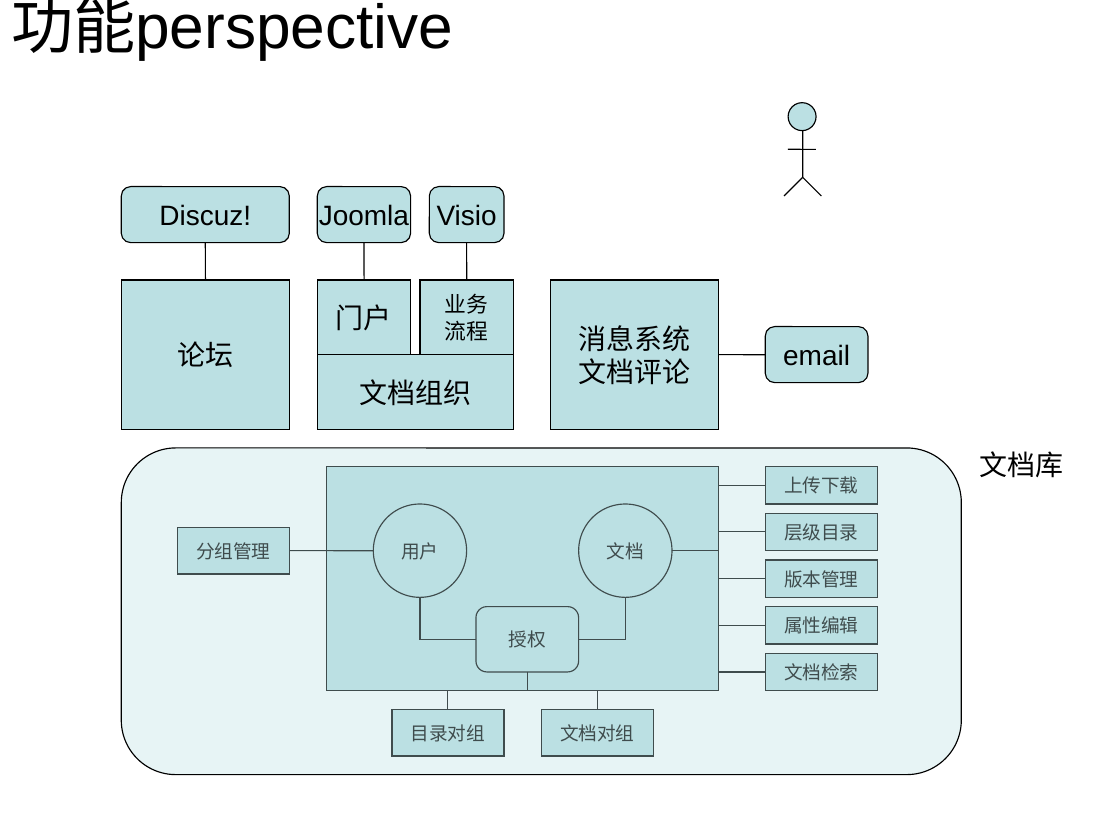
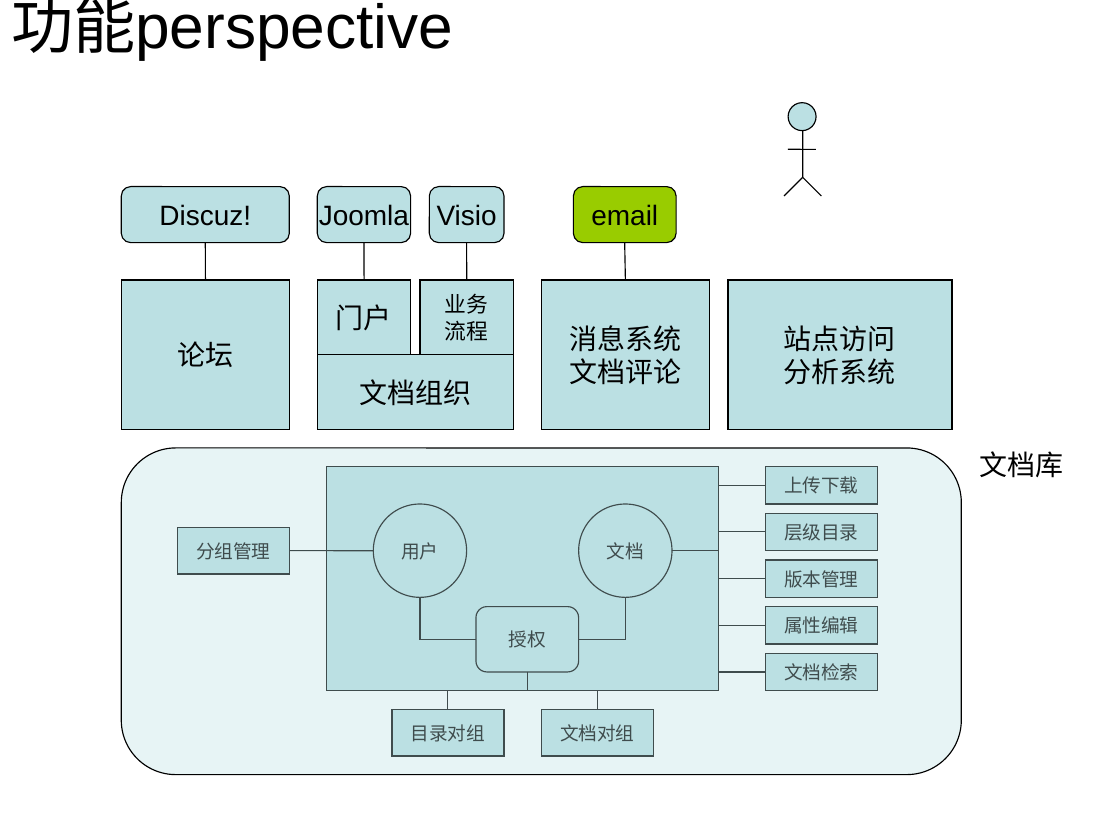
Before and after one commit to myedlt/mycontineo, a slide deck: slide 3 of docu/Contineo Arch.ppt (slide 2 before the commit). Drawn at 1120x840 pixels with LibreOffice and Linux fonts; fonts in the diff are those of the drawing. Boxes give left, top, right and bottom in pixels: in the first picture for what was removed or moved away, otherwise in the second. Text is boxed around its words. In the diff, an @@ line names an element or a change of style, - is before the commit and + after.

```diff
--- a/docu/Contineo Arch.ppt
+++ b/docu/Contineo Arch.ppt
@@ rounded rectangle "email": place and size @@
-rounded rectangle "email" at (765, 327, 868, 383)
+rounded rectangle "email" at (573, 187, 676, 243)
@@ rounded rectangle "email" at (573, 187, 676, 243): fill #BBE0E3 to #99CC00 @@
@@ line added from (625, 280) to (625, 243), #000000 0.74 pt @@
@@ rectangle "消息系统": place and size @@
-rectangle "消息系统" at (551, 280, 719, 429)
+rectangle "消息系统" at (541, 280, 709, 429)
@@ rectangle added at (728, 280, 952, 429), fill #BBE0E3, outline #000000 0.74 pt, 18 pt, text #000000 @@
+站点访问
+分析系统
@@ line removed from (719, 355) to (765, 355) @@
```
Also in this commit, not shown: 1 other slide changed, 1 slide added.
